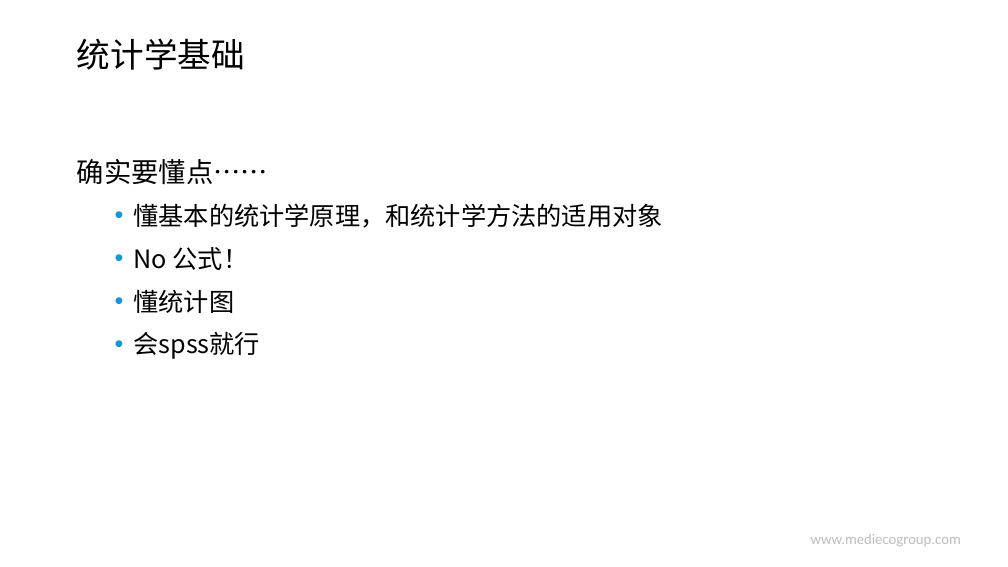
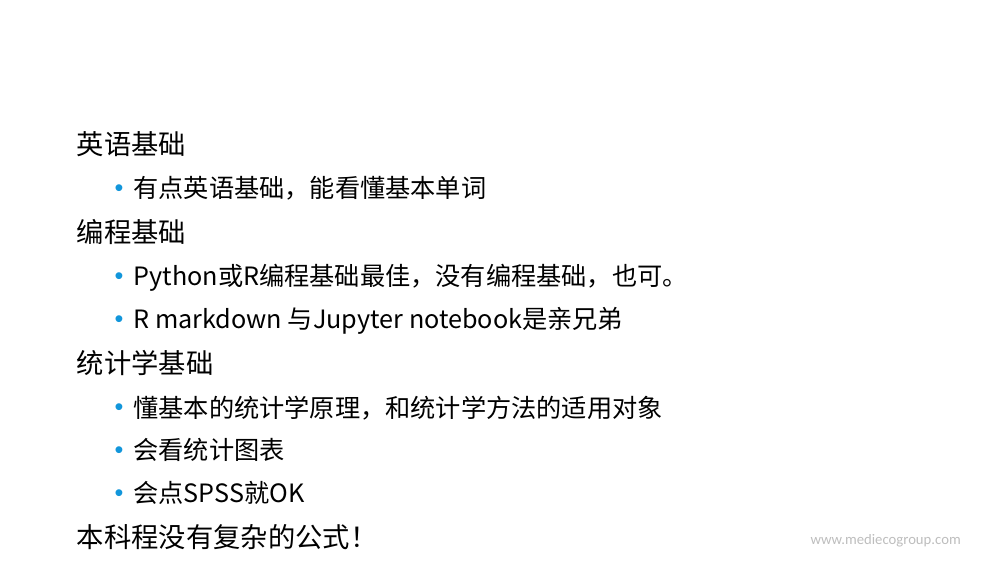
Before and after one commit to hao203/rmd_china, a slide deck: slide 15 of slides/00.Introduction/00-Intro.pptx (slide 18 before the commit). Drawn at 1008x567 pixels with LibreOffice and Linux fonts; fonts in the diff are those of the drawing; background and template pictures are left out. Boxes give left, top, right and bottom in pixels: in the first picture for what was removed or moved away, otherwise in the second. Text is boxed around its words. In the diff, an @@ line names an element or a change of style, - is before the commit and + after.

```diff
--- a/slides/00.Introduction/00-Intro.pptx
+++ b/slides/00.Introduction/00-Intro.pptx
@@ background #CCE8CF to #FFFFFF @@
@@ title removed at box(77, 38, 245, 70) @@
-统计学基础
@@ text "英语基础": place and size @@
-text "英语基础" at box(77, 159, 663, 359)
+text "英语基础" at box(77, 131, 688, 550)
@@ text at box(77, 131, 688, 376): text changed; size 26 to 24 pt @@
-确实要懂点……
+英语基础
+  • 有点英语基础，能看懂基本单词
+编程基础
+  • Python或R编程基础最佳，没有编程基础，也可。
+  • R markdown 与Jupyter notebook是亲兄弟
+统计学基础
@@ text at box(77, 437, 378, 550): text changed @@
-  • No 公式！
-  • 懂统计图
-  • 会spss就行
+  • 会看统计图表
+  • 会点SPSS就OK
+本科程没有复杂的公式！
```
Also in this commit, not shown: 21 other slides changed, 3 slides removed, 2 other files.
